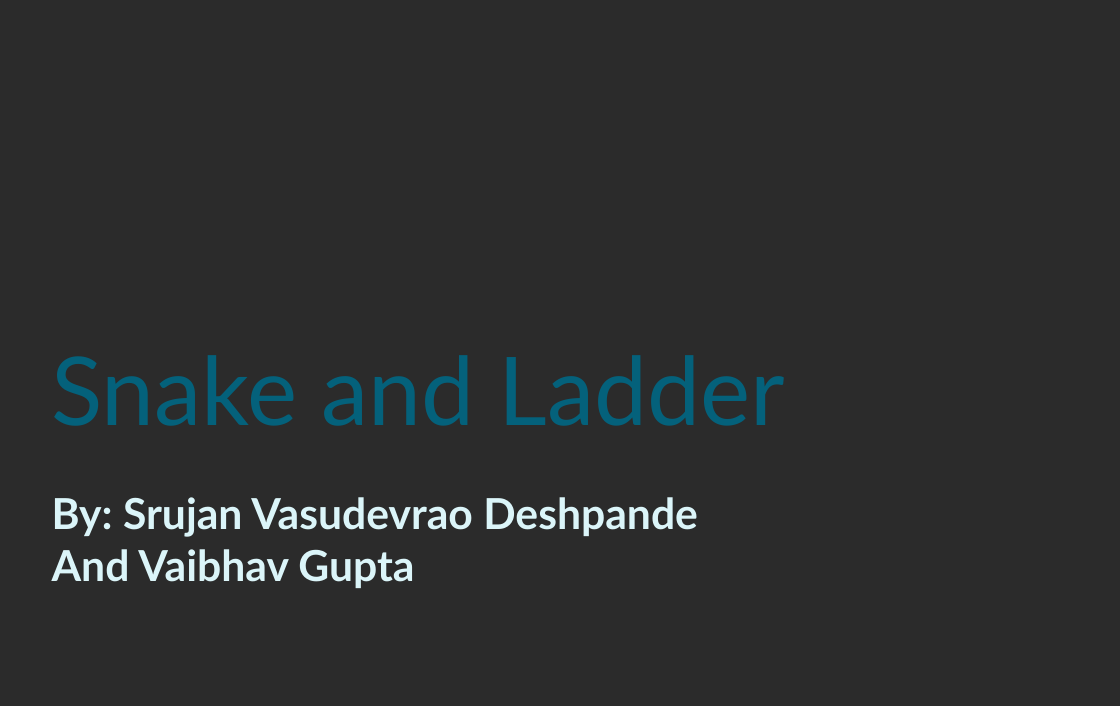
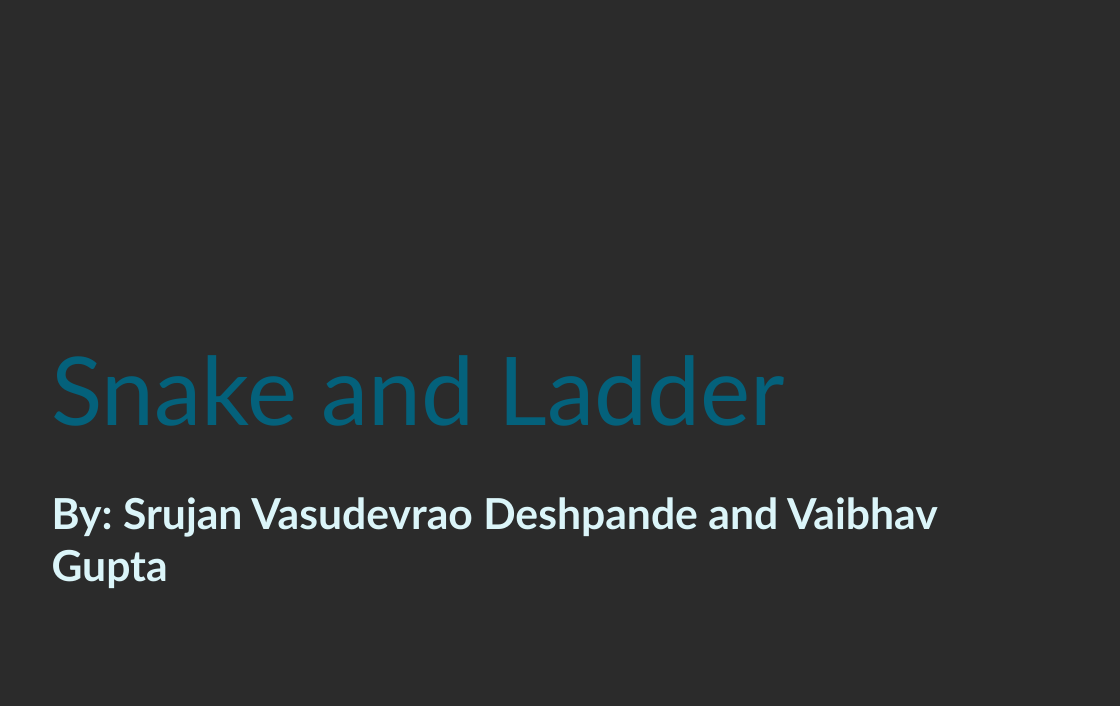
Before and after one commit to srujandeshpande/snake-ladder, a slide deck: slide 1 of snake.odp. Drawn at 1120x706 pixels with LibreOffice and Linux fonts; fonts in the diff are those of the drawing; background and template pictures are left out; a plain dark background stands for a picture behind light text. Boxes give left, top, right and bottom in pixels: in the first picture for what was removed or moved away, otherwise in the second. Text is boxed around its words. In the diff, an @@ line names an element or a change of style, - is before the commit and + after.

```diff
--- a/snake.odp
+++ b/snake.odp
@@ subtitle at bbox=[52, 497, 938, 588]: text changed @@
-By: Srujan Vasudevrao Deshpande
-And Vaibhav Gupta
+By: Srujan Vasudevrao Deshpande and Vaibhav Gupta
```
Also in this commit, not shown: 1 other slide changed, 10 slides added, 8 other files.
